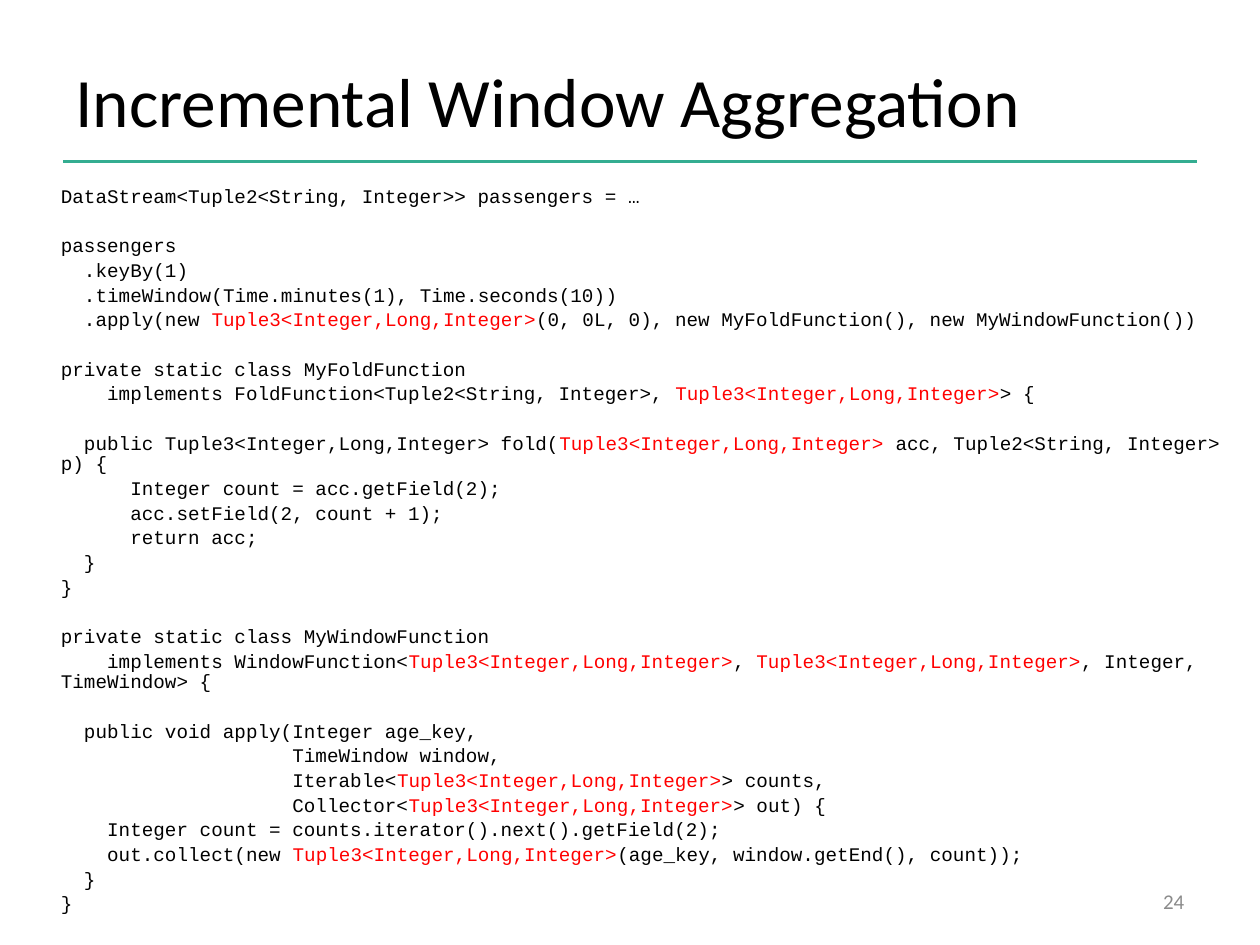
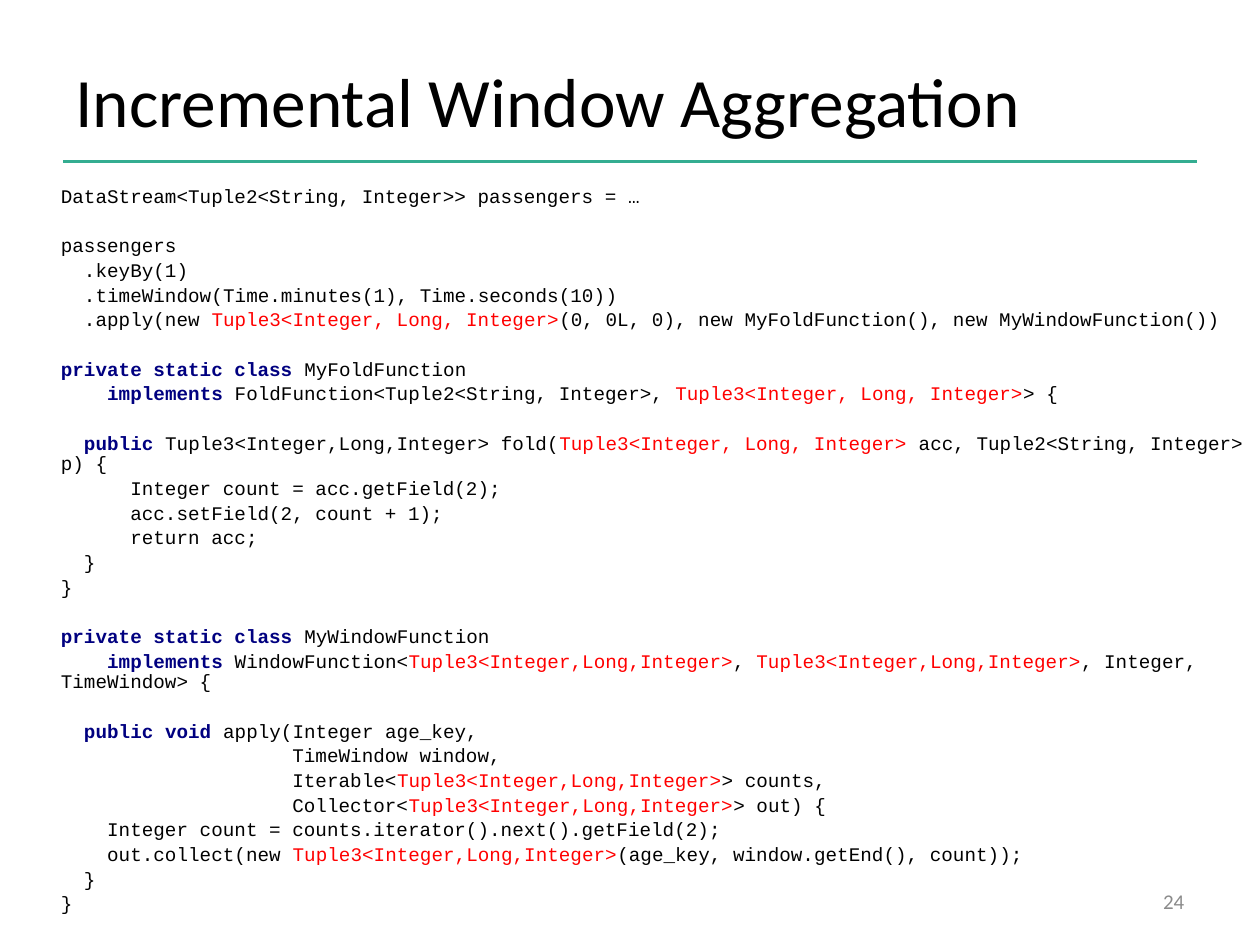
Before and after one commit to dataArtisans/flink-training-web, a slide deck: slide 24 of slides/flink_stream_windows.pptx. Drawn at 1260x945 pixels with LibreOffice and Linux fonts; fonts in the diff are those of the drawing; background and template pictures are left out. Boxes give left, top, right and bottom in pixels: in the first picture for what was removed or moved away, otherwise in the second. Text is boxed around its words. In the diff, an @@ line names an element or a change of style, - is before the commit and + after.

```diff
--- a/slides/flink_stream_windows.pptx
+++ b/slides/flink_stream_windows.pptx
@@ text at (84, 313, 1219, 330): spaces changed @@
-.apply(new Tuple3<Integer,Long,Integer>(0, 0L, 0), new MyFoldFunction(), new MyWindowFunction())
+.apply(new Tuple3<Integer, Long, Integer>(0, 0L, 0), new MyFoldFunction(), new MyWindowFunction())
@@ text at (61, 387, 1243, 474): spaces changed @@
-implements FoldFunction<Tuple2<String, Integer>, Tuple3<Integer,Long,Integer>> {
-public Tuple3<Integer,Long,Integer> fold(Tuple3<Integer,Long,Integer> acc, Tuple2<String, Integer> p) {
+implements FoldFunction<Tuple2<String, Integer>, Tuple3<Integer, Long, Integer>> {
+public Tuple3<Integer,Long,Integer> fold(Tuple3<Integer, Long, Integer> acc, Tuple2<String, Integer> p) {
@@ text at (61, 362, 1197, 742): text colour #000000 to #000080, bold on in "private static class", "private static class", "implements", "public void" @@
```
Also in this commit, not shown: 9 other slides changed, 4 other files.
